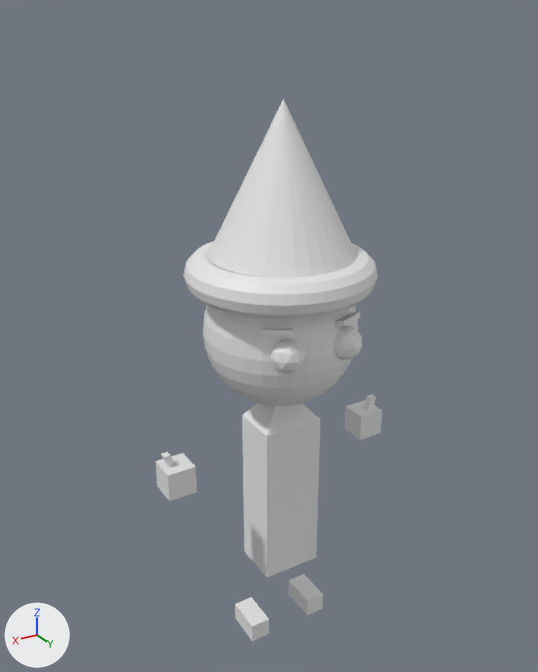
Before and after pictures for a commit that changed the Blender file Magicien.blend.
The view is the same before and after, from a 50 mm lens placed at (0.968, 1.547, 1.738), pointed at (0.019, -0.034, 0.947). The lights are fixed; the arrows at lower left show +X, +Y and +Z.
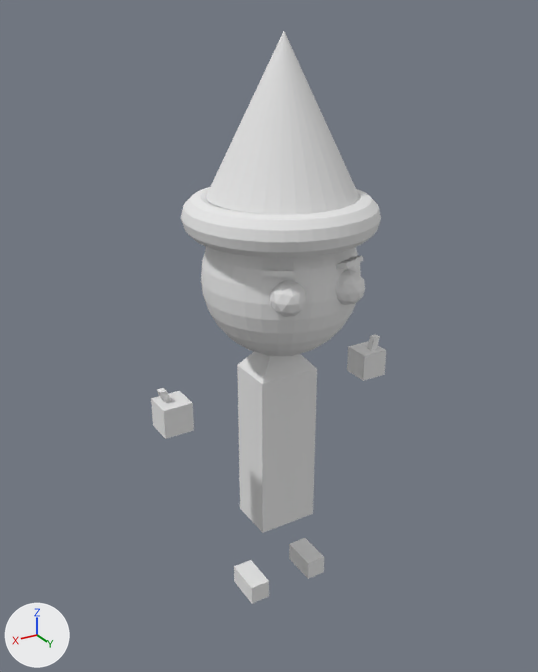
Changed parts and their boxes [x1, y1, x2, y2] in the pictures (538 x 672 px):
'Torus', reshaped, moved
    before: [184, 241, 378, 319]
    after: [151, 31, 386, 604]
'Cone', deleted
    before: [208, 99, 357, 278]
'Cube', deleted
    before: [242, 403, 321, 578]
'Sphere', deleted
    before: [203, 305, 360, 406]
'Cube.002', deleted
    before: [156, 452, 197, 501]
'Cube.001', deleted
    before: [345, 395, 382, 440]
'Cube.003', deleted
    before: [235, 597, 269, 641]
'Icosphere.001', deleted
    before: [270, 339, 305, 373]
'Cube.004', deleted
    before: [289, 574, 323, 615]
'Icosphere', deleted
    before: [334, 326, 362, 360]
part 1 of me_torus, added
    after: [289, 538, 324, 579]
part 2 of me_torus, added
    after: [234, 560, 269, 604]
part 3 of me_torus, added
    after: [270, 280, 306, 317]
part 4 of me_torus, added
    after: [336, 270, 365, 305]
part 5 of me_torus, added
    after: [206, 31, 360, 215]
part 6 of me_torus, added
    after: [201, 211, 363, 356]
part 7 of me_torus, added
    after: [151, 388, 194, 439]
part 8 of me_torus, added
    after: [347, 334, 386, 381]
part 9 of me_torus, added
    after: [237, 352, 317, 533]

Patch to the scene script:
```diff
--- a/Magicien.blend.py
+++ b/Magicien.blend.py
@@ me_torus @@
 # used by ob_torus; location = (0.017, 0.019, 1.144); scale = (0.195, 0.195, 0.195)
-me_torus.from_pydata(...)  # 576 vertices, 576 faces; spans x -1.25..1.25, y -1.25..1.25, z -0.25..0.25
+me_torus.from_pydata(...)  # 1491 vertices, 1575 faces; spans x -1.86..1.77, y -1.25..1.25, z -5.85..2.15
+# me_torus part 1: a new loose piece, a box spanning x -0.74..-0.44, y -0.37..0.18, z -5.85..-5.55, in mat_material (white #e7e7e7)
+# me_torus part 2: a new loose piece, a box spanning x 0.29..0.59, y -0.35..0.2, z -5.85..-5.55, in mat_material (white #e7e7e7)
+# me_torus part 3: a new loose piece, an icosphere of 80 faces spanning x 0.19..0.62, y 0.6..1.05, z -1.01..-0.56, in mat_material (white #e7e7e7)
+# me_torus part 4: a new loose piece, an icosphere of 80 faces spanning x -0.64..-0.21, y 0.66..1.11, z -1.0..-0.55, in mat_material (white #e7e7e7)
+# me_torus part 5: a new loose piece, a 32-sided cone pointing to +z spanning x -0.96..0.95, y -0.92..0.98, z 0.24..2.15, in mat_material (white #e7e7e7)
+# me_torus part 6: a new loose piece of 554 vertices spanning x -1.12..0.99, y -1.15..1.01, z -1.91..0.19, in mat_material (white #e7e7e7)
+# me_torus part 7: a new loose piece of 102 vertices spanning x 1.36..1.77, y -0.32..0.08, z -2.67..-2.09, in mat_material (white #e7e7e7)
+# me_torus part 8: a new loose piece of 102 vertices spanning x -1.86..-1.46, y -0.38..0.02, z -2.7..-2.12, in mat_material (white #e7e7e7)
+# me_torus part 9: a new loose piece of 24 vertices spanning x -0.53..0.36, y -0.56..0.13, z -4.68..-1.87, in mat_material (white #e7e7e7)
+me_torus.materials.append(mat_material)  # white #e7e7e7
@@ ob_cube_004 @@
-ob_cube_004 = bpy.data.objects.new('Cube.004', me_cube_005)
-ob_cube_004.location = (-0.097, 0.0, 0.033)
-ob_cube_004.scale = (0.0292, 0.0541, 0.0292)
@@ ob_cube_003 @@
-ob_cube_003 = bpy.data.objects.new('Cube.003', me_cube_004)
-ob_cube_003.location = (0.104, 0.005, 0.035)
-ob_cube_003.scale = (0.0292, 0.0541, 0.0292)
@@ ob_cube_002 @@
-ob_cube_002 = bpy.data.objects.new('Cube.002', me_cube_003)
-ob_cube_002.location = (0.052, -0.012, 0.621)
-ob_cube_002.scale = (0.0622, 0.0622, 0.0622)
@@ ob_cube_001 @@
-ob_cube_001 = bpy.data.objects.new('Cube.001', me_cube_001)
-ob_cube_001.location = (-0.578, -0.023, 0.604)
-ob_cube_001.scale = (0.0622, 0.0622, 0.0622)
@@ ob_icosphere_001 @@
-ob_icosphere_001 = bpy.data.objects.new('Icosphere.001', me_icosphere)
-ob_icosphere_001.location = (0.096, 0.18, 0.992)
-ob_icosphere_001.scale = (0.0436, 0.0436, 0.0436)
@@ ob_icosphere @@
-ob_icosphere = bpy.data.objects.new('Icosphere', me_icosphere)
-ob_icosphere.location = (-0.066, 0.191, 0.993)
-ob_icosphere.scale = (0.0436, 0.0436, 0.0436)
@@ ob_cone @@
-ob_cone = bpy.data.objects.new('Cone', me_cone)
-ob_cone.location = (0.016, 0.025, 1.377)
-ob_cone.scale = (0.185, 0.185, 0.185)
@@ ob_torus @@
 ob_torus = bpy.data.objects.new('Torus', me_torus)
-ob_torus.location = (0.017, 0.019, 1.144)
+ob_torus.location = (0.017, 0.019, 1.289)
 ob_torus.scale = (0.195, 0.195, 0.195)
@@ ob_sphere @@
-ob_sphere = bpy.data.objects.new('Sphere', me_sphere)
-ob_sphere.location = (0.004, 0.0, 0.977)
-ob_sphere.scale = (0.205, 0.205, 0.205)
@@ ob_cube @@
-ob_cube = bpy.data.objects.new('Cube', me_cube)
-ob_cube.location = (0.0, 0.0, 0.301)
-ob_cube.scale = (0.136, 0.105, 0.209)
```
